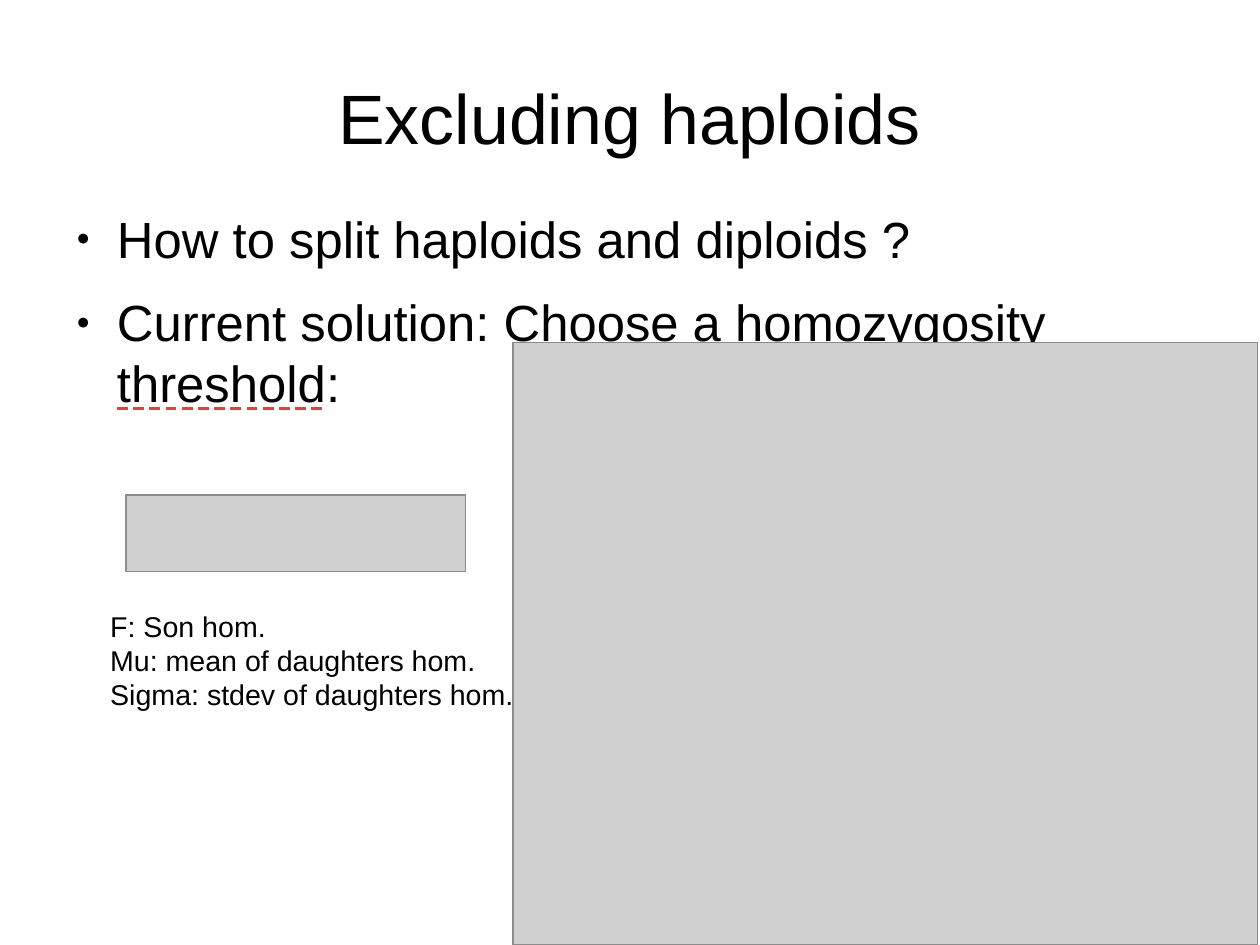
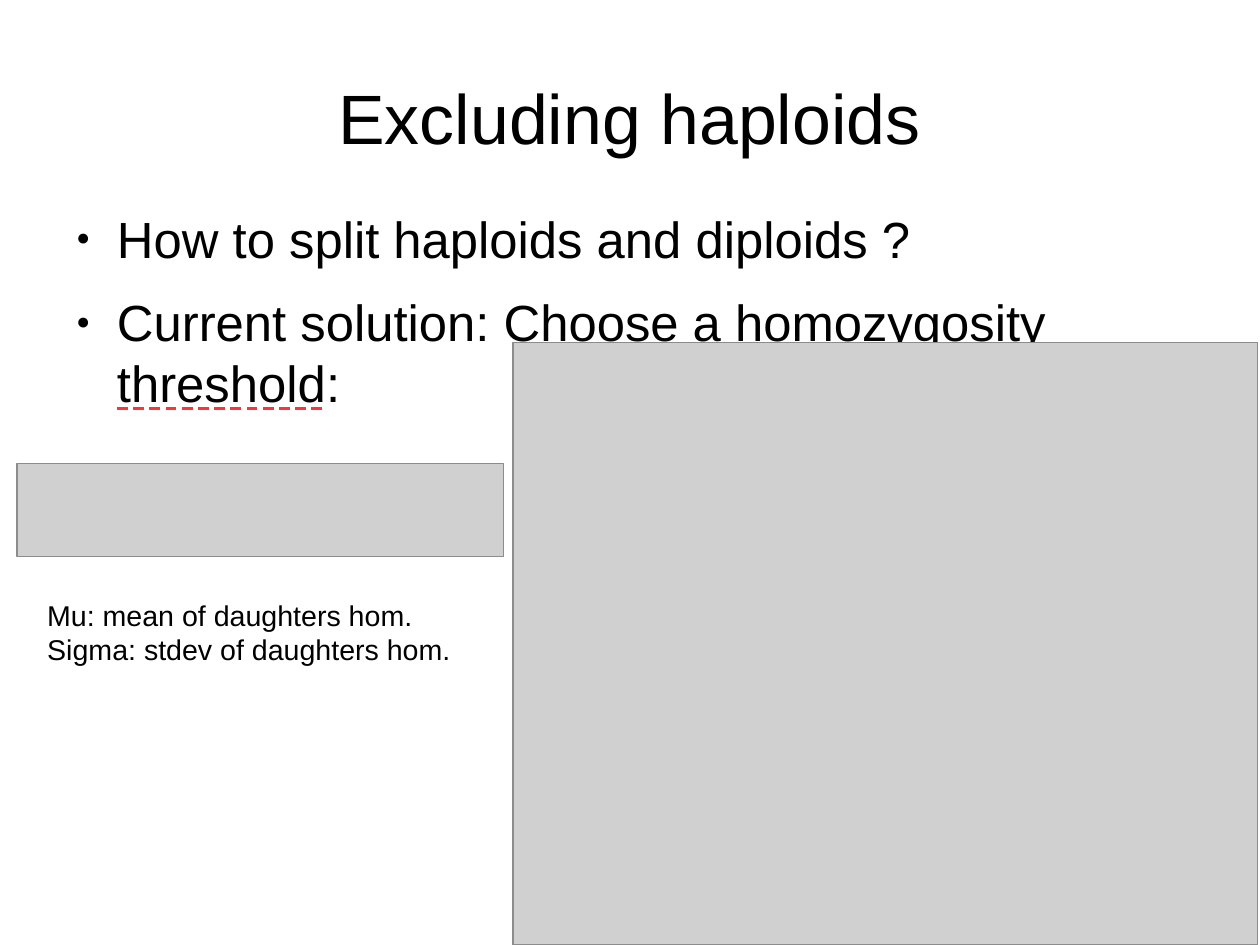
Before and after one commit to cmdoret/master_archive, a slide deck: slide 18 of reports/presentations/lab_meeting_20170712/lab_meeting_20170712.odp. Drawn at 1260x945 pixels with LibreOffice and Linux fonts; fonts in the diff are those of the drawing; grey boxes stand for pictures. Boxes give left, top, right and bottom in pixels: in the first picture for what was removed or moved away, otherwise in the second. Text is boxed around its words. In the diff, an @@ line names an element or a change of style, - is before the commit and + after.

```diff
--- a/reports/presentations/lab_meeting_20170712/lab_meeting_20170712.odp
+++ b/reports/presentations/lab_meeting_20170712/lab_meeting_20170712.odp
@@ picture: place and size @@
-picture at [126, 495, 465, 572]
+picture at [17, 464, 504, 558]
@@ text "Mu: mean of daughters hom.": place and size @@
-text "Mu: mean of daughters hom." at [110, 616, 513, 711]
+text "Mu: mean of daughters hom." at [47, 605, 450, 666]
@@ text at [110, 616, 265, 638]: paragraph removed @@
-F: Son hom.
```
Also in this commit, not shown: 5 other slides changed, 4 other files.
